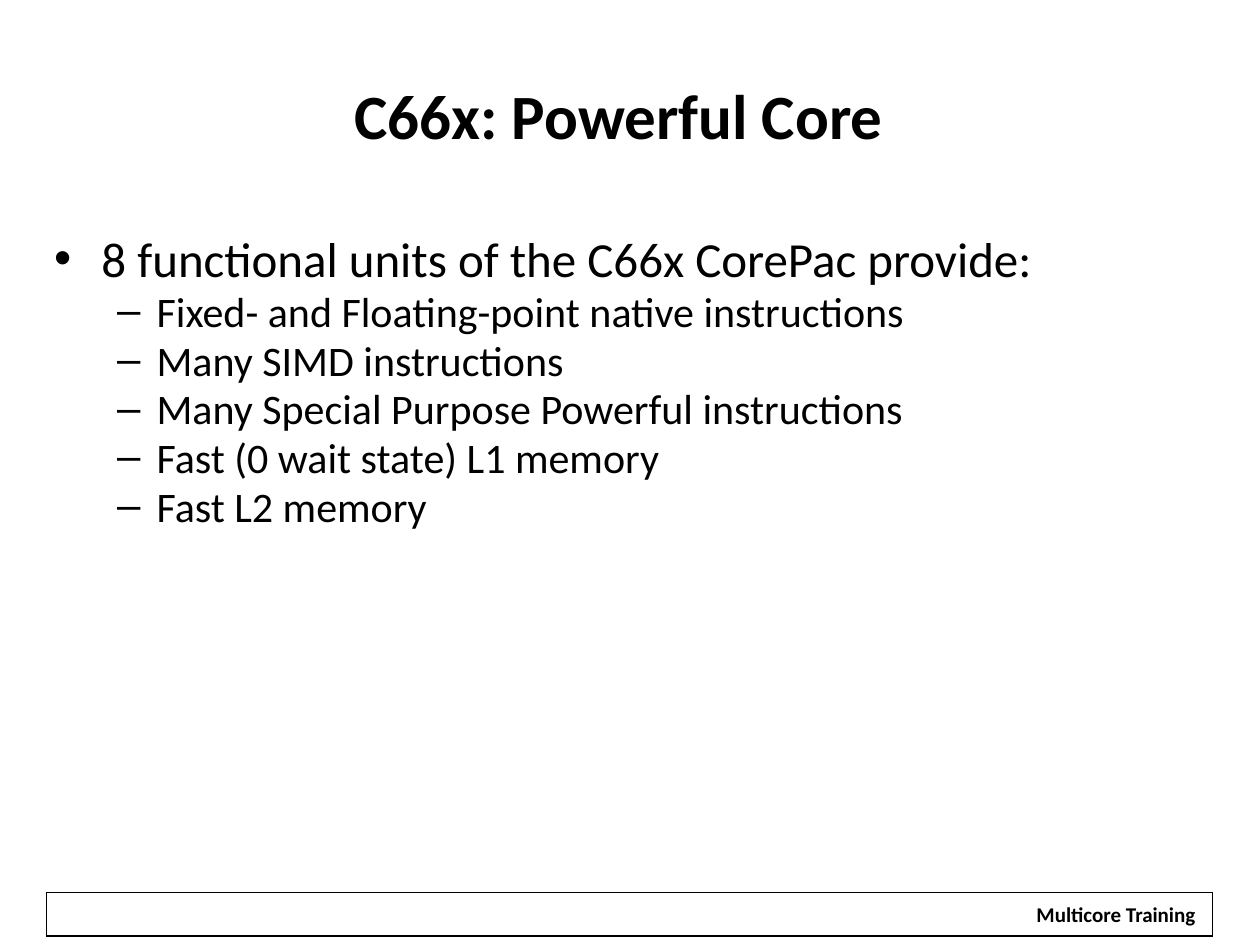
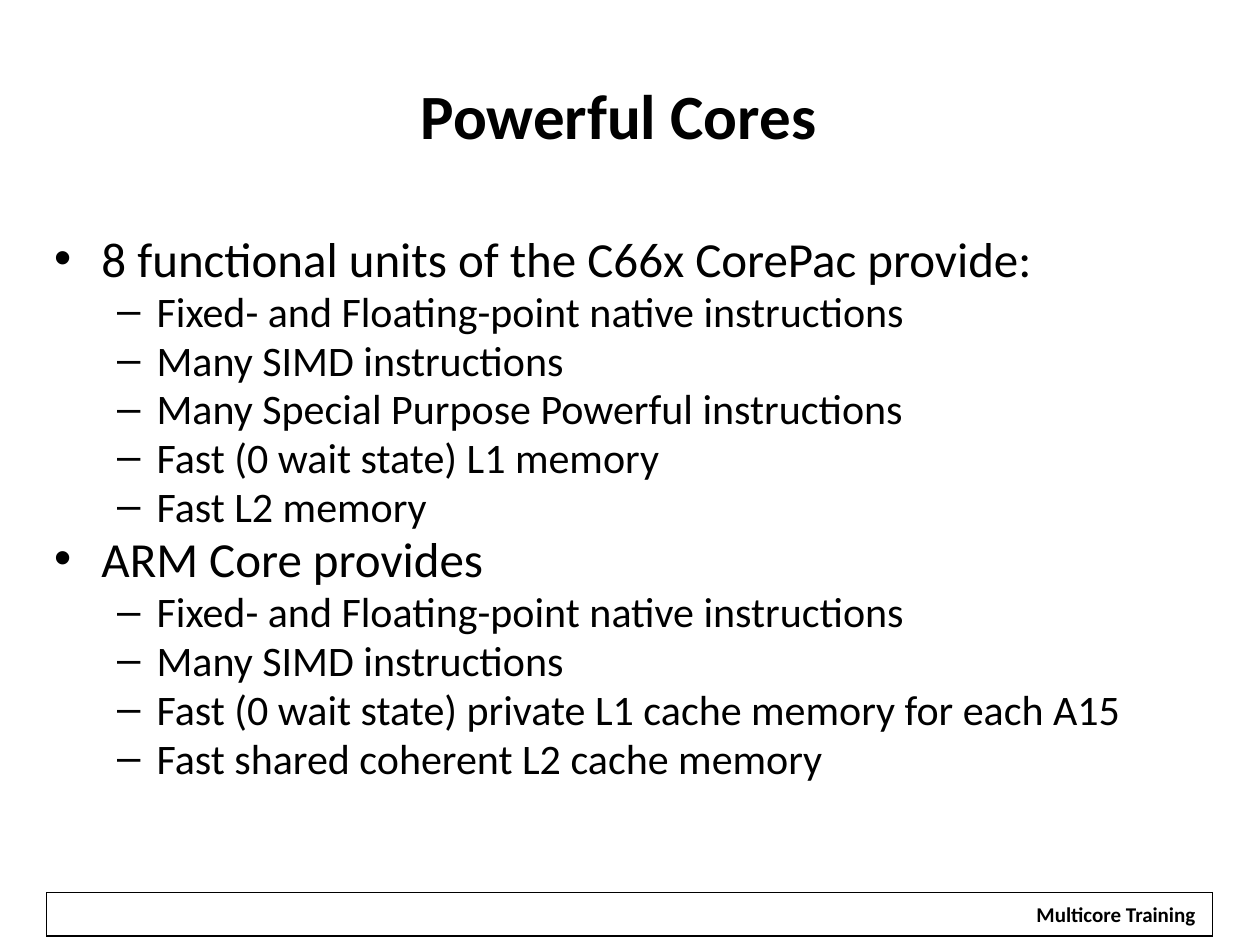
Before and after one commit to hari1989/keystone-workshop, a slide deck: slide 15 of slides/KeyStone Multicore Design.pptx. Drawn at 1260x945 pixels with LibreOffice and Linux fonts; fonts in the diff are those of the drawing; background and template pictures are left out. Boxes give left, top, right and bottom in pixels: in the first picture for what was removed or moved away, otherwise in the second. Text is boxed around its words. In the diff, an @@ line names an element or a change of style, - is before the commit and + after.

```diff
--- a/slides/KeyStone Multicore Design.pptx
+++ b/slides/KeyStone Multicore Design.pptx
@@ title at (421,94,817,140): text changed @@
-C66x: Powerful Core
+Powerful Cores
@@ text at (101,543,1120,781): paragraphs added @@
+• ARM Core provides
+  – Fixed- and Floating-point native instructions
+  – Many SIMD instructions
+  – Fast (0 wait state) private L1 cache memory for each A15
+  – Fast shared coherent L2 cache memory
```
Also in this commit, not shown: 14 other slides changed, 2 slides removed.
